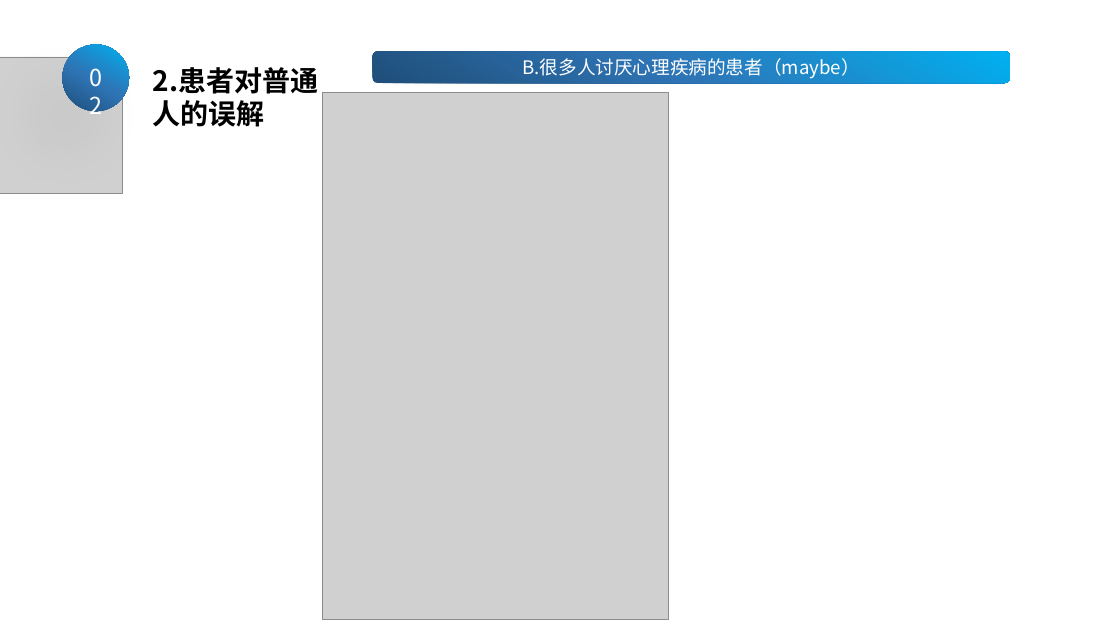
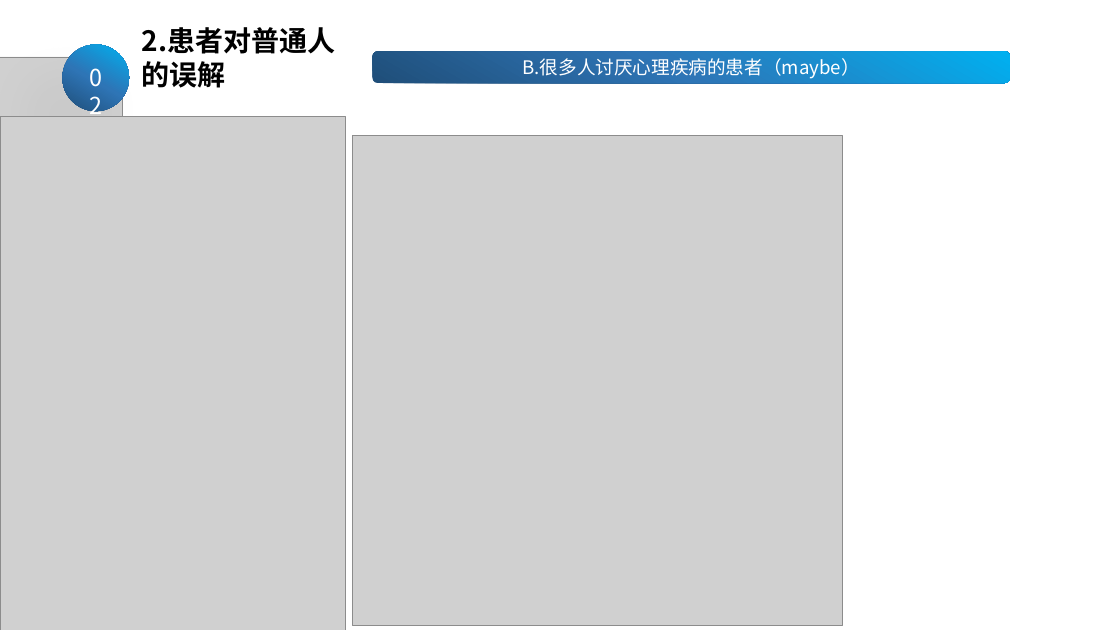
Before and after one commit to theBig-brother/ppt, a slide deck: slide 5 of 第二部分.pptx. Drawn at 1120x630 pixels with LibreOffice and Linux fonts; fonts in the diff are those of the drawing; grey boxes stand for pictures; background and template pictures are left out. Boxes give left, top, right and bottom in pixels: in the first picture for what was removed or moved away, otherwise in the second. Text is boxed around its words. In the diff, an @@ line names an element or a change of style, - is before the commit and + after.

```diff
--- a/第二部分.pptx
+++ b/第二部分.pptx
@@ text "2.患者对普通人的误解" rewrapped from (153,67,319,127) to (142,27,336,88) @@
@@ picture: place and size @@
-picture at (323,92,668,620)
+picture at (0,117,345,630)
@@ picture added at (353,136,843,626) @@
```
Also in this commit, not shown: 1 other slide changed.
